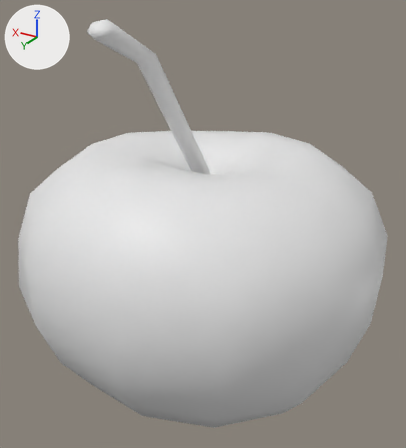
Renders of the COLLADA model models/apple/meshes/apple.dae from each side of a commit.
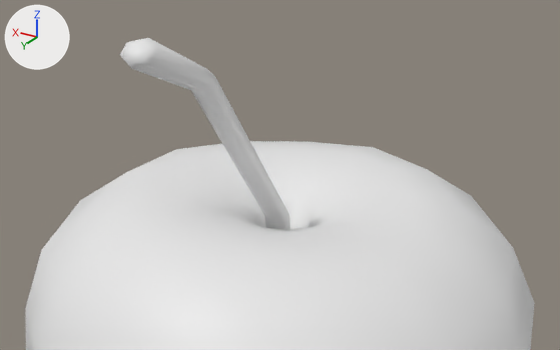
There are two pictures of each version: one whole from a 50 mm camera at (-0.0487, 0.0557, 0.0049) aimed at (-0.0047, -0.0176, -0.0318), one close up from a 50 mm camera at (-0.0461, 0.0513, 0.017) aimed at (-0.0021, -0.022, -0.0197). Lighting does not change. The marker at upper left points along +X, +Y and +Z. Where no turn or scale is listed for an object, it has been applied to the vertices.

Before the edit, the objects in view are built like this:
```python
me_mela = bpy.data.meshes.new('mela')
me_mela.from_pydata(...)  # 220 vertices, 432 faces; spans x -0.0345..0.0255, y -0.0487..0.0113, z -0.0593..0.0007
ob_mela = bpy.data.objects.new('mela', me_mela)
ob_mela.location = (0.0, 0.0, 0.0)
```
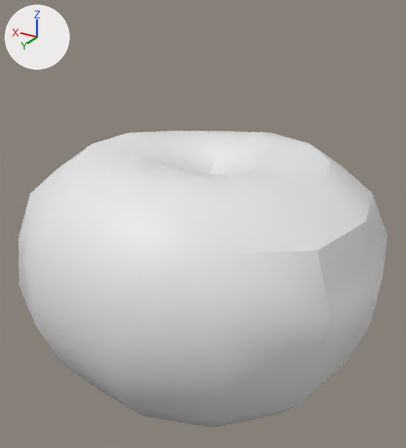
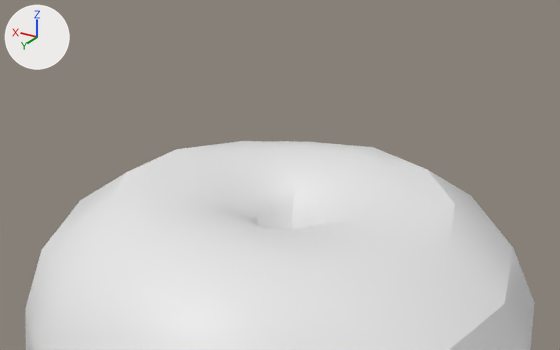
The newer file is also turned or shifted as a whole; pictures and numbers use the older file's frame.

Where the change shows, as pixel boxes (x1, y1, x2, y2) in the close-ups (560 x 350 px):
'mela', reshaped: before (25, 38, 535, 350); after (25, 141, 535, 350)
part 1 of me_mela, deleted: before (120, 38, 290, 229)

Patch to the scene script:
```diff
--- a/models/apple/meshes/apple.dae.py
+++ b/models/apple/meshes/apple.dae.py
@@ me_mela @@
 # used by ob_mela; location = (0.0, 0.0, 0.0)
-me_mela.from_pydata(...)  # 220 vertices, 432 faces; spans x -0.0345..0.0255, y -0.0487..0.0113, z -0.0593..0.0007
+me_mela.from_pydata(...)  # 195 vertices, 378 faces; spans x -0.0345..0.0255, y -0.0487..0.0113, z -0.0593..-0.0191
+# me_mela part 1
+# 25 vertices are removed from x -0.0051..0.0017, y -0.0199..0.0006, z -0.023..0.0007
+# 54 faces are deleted
```
